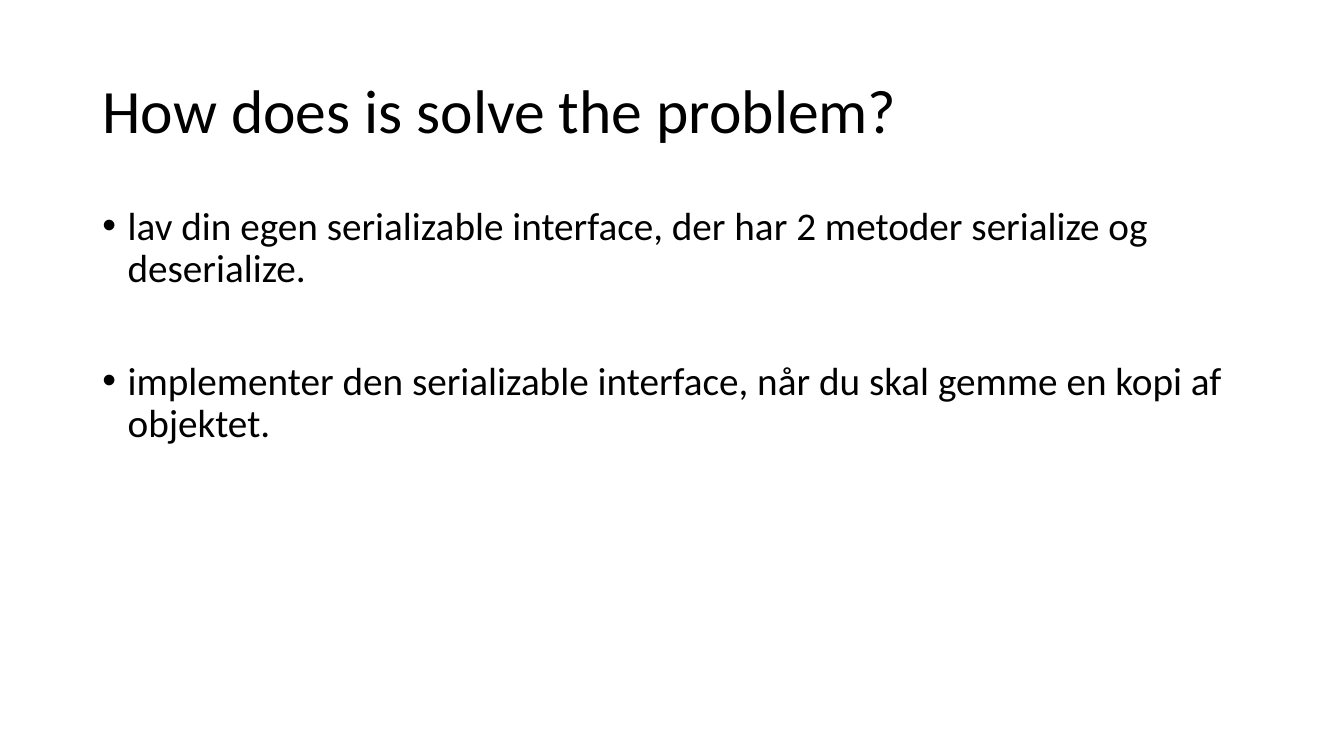
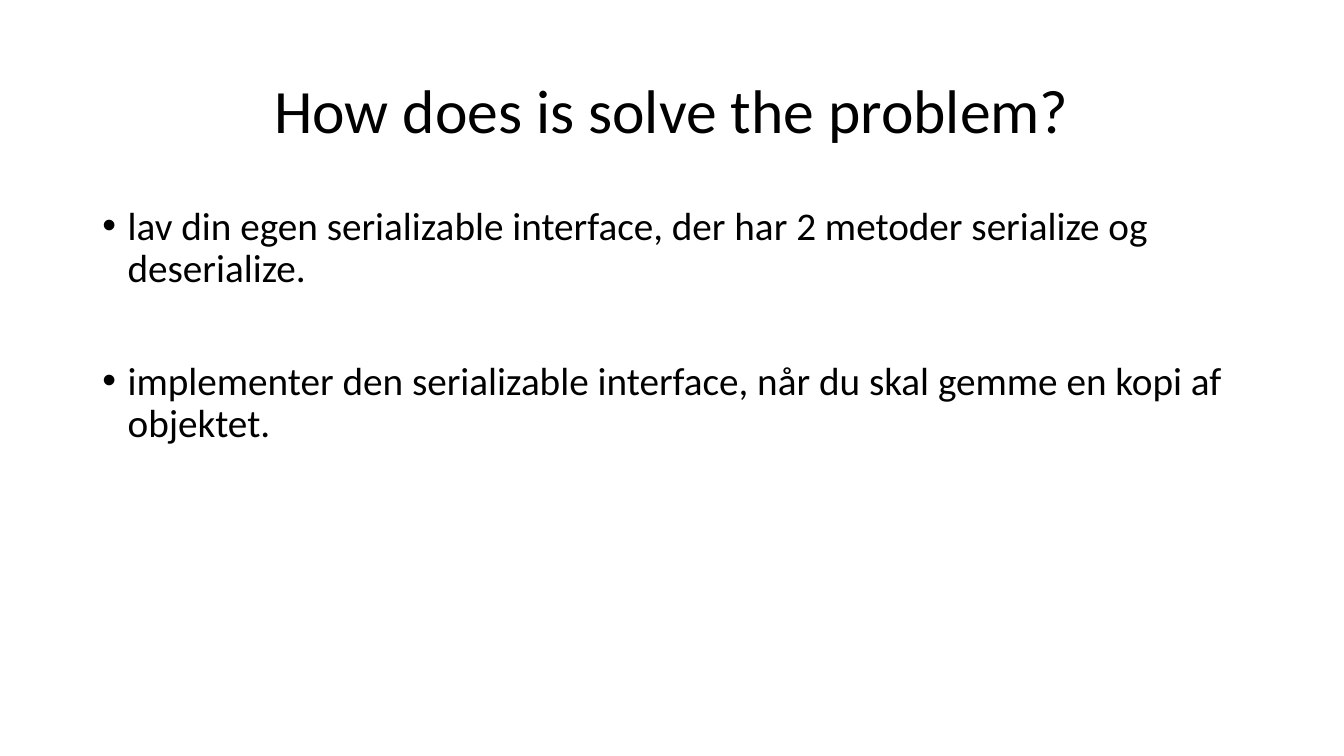
Before and after one commit to Mokayed/Advanced-programming-Curriculum, a slide deck: slide 3 of Serlization/Serlization.pptx. Drawn at 1344x756 pixels with LibreOffice and Linux fonts; fonts in the diff are those of the drawing. Boxes give left, top, right and bottom in pixels: in the first picture for what was removed or moved away, otherwise in the second. Text is boxed around its words. In the diff, an @@ line names an element or a change of style, - is before the commit and + after.

```diff
--- a/Serlization/Serlization.pptx
+++ b/Serlization/Serlization.pptx
@@ title "How does is solve the ..." at (274, 90, 1068, 143): alignment left to centre @@
```
Also in this commit, not shown: 2 other slides changed, 1 other file.
